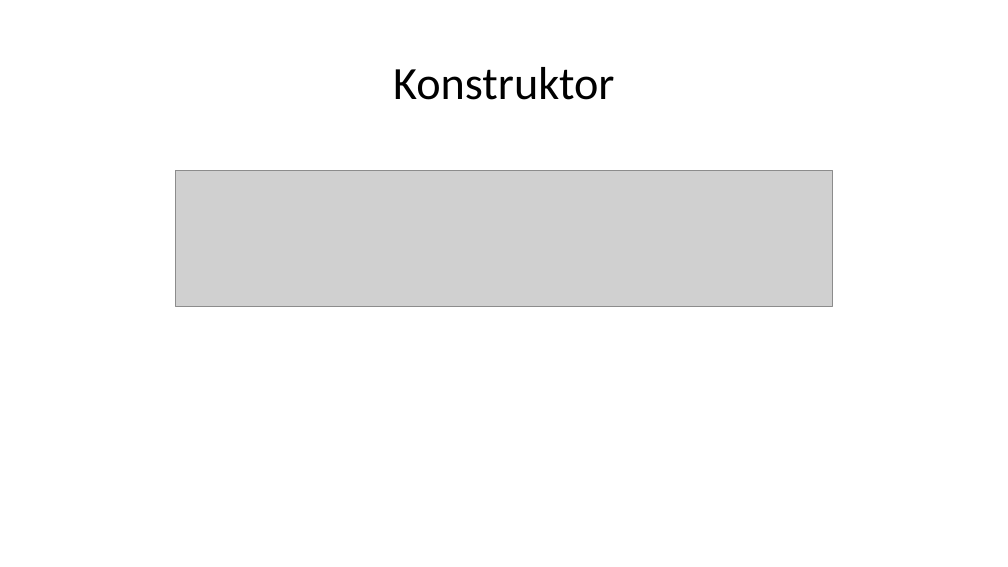
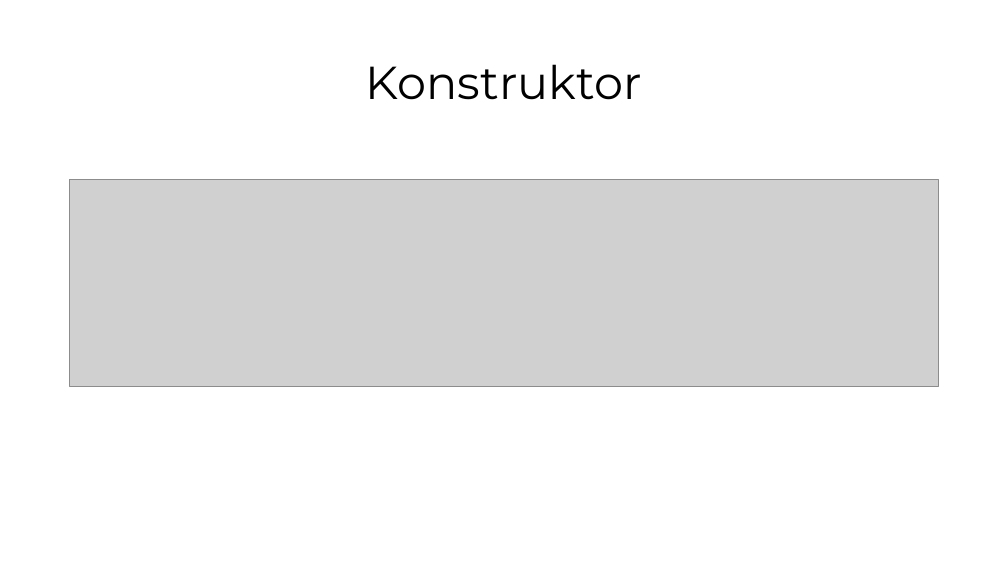
Before and after one commit to oskop123/Trading_Bot, a slide deck: slide 14 of presentation/JPWP.pptx. Drawn at 1008x567 pixels with LibreOffice and Linux fonts; fonts in the diff are those of the drawing; grey boxes stand for pictures. Boxes give left, top, right and bottom in pixels: in the first picture for what was removed or moved away, otherwise in the second. Text is boxed around its words. In the diff, an @@ line names an element or a change of style, - is before the commit and + after.

```diff
--- a/presentation/JPWP.pptx
+++ b/presentation/JPWP.pptx
@@ title "Konstruktor" at (x1=366, y1=64, x2=642, y2=100): font Calibri to Montserrat @@
@@ picture removed at (x1=175, y1=170, x2=833, y2=306) @@
@@ picture added at (x1=70, y1=180, x2=939, y2=386) @@
```
Also in this commit, not shown: 13 other slides changed, 7 slides added, 6 slides removed.
